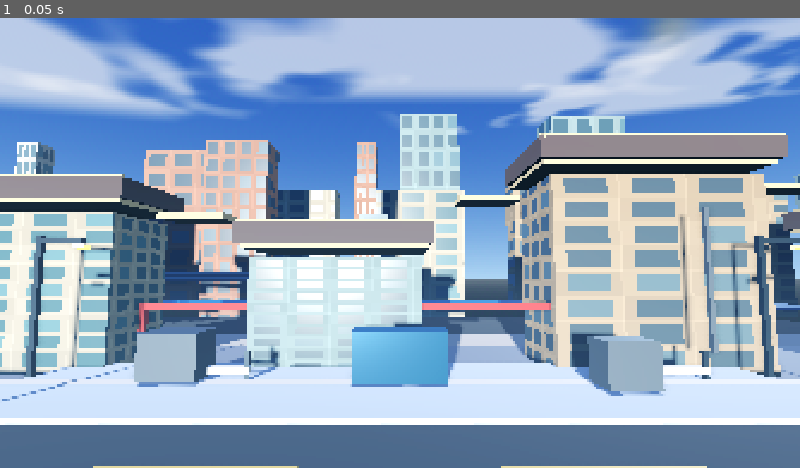
Above: before the commit, frame 1.
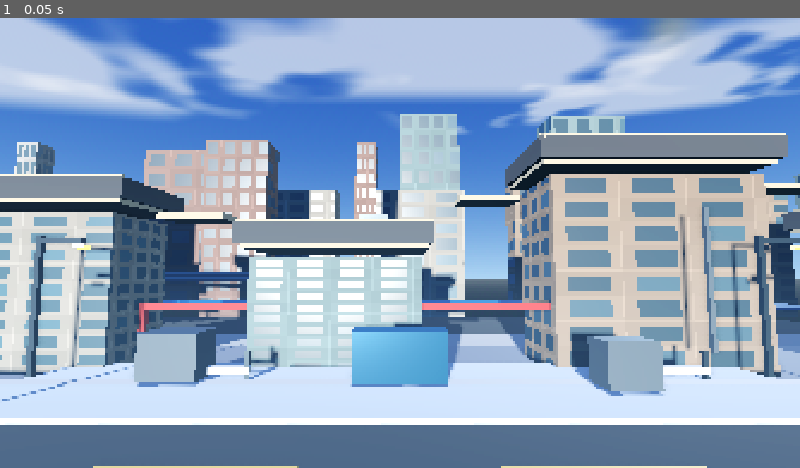
Above: after the commit, the same moment.

Repository: nnamdinwali/shadow-killer
Game: Godot game, scene res://node_3d.tscn
Same seed, same stepped clock (60 frames per second), same inputs: the game is played once before the commit and once after it.
Inputs:
- Up to frame 1 (0.05 s): no input

The runs differ from the first frame. In frame 1, 9.3% of the frame differs, in the area x 0-100%, y 21-79%.

Commit message:
Polish city materials for a more cinematic realistic look

Diff:
--- a/city_polish.gd
+++ b/city_polish.gd
@@ -35,13 +35,13 @@
 	_build_fall_zone()
 
 func _setup_materials() -> void:
-	asphalt.albedo_color = Color("202832")
+	asphalt.albedo_color = Color("252a30")
 	asphalt.roughness = 0.96
 
-	sidewalk.albedo_color = Color("b8aa96")
+	sidewalk.albedo_color = Color("a7a39a")
 	sidewalk.roughness = 0.9
 
-	curb.albedo_color = Color("e8d9bf")
+	curb.albedo_color = Color("c8c4b9")
 	curb.roughness = 0.78
 
 	lane_paint.albedo_color = Color("f4c44f")
@@ -50,7 +50,7 @@
 	lane_paint.emission_energy_multiplier = 0.28
 	lane_paint.roughness = 0.58
 
-	metal.albedo_color = Color("293640")
+	metal.albedo_color = Color("303b43")
 	metal.metallic = 0.72
 	metal.roughness = 0.34
 
@@ -59,9 +59,9 @@
 	lamp_glow.emission = Color("ff9d32")
 	lamp_glow.emission_energy_multiplier = 2.4
 
-	rooftop.albedo_color = Color("4b3e3b")
+	rooftop.albedo_color = Color("393b3d")
 	rooftop.roughness = 0.88
-	rooftop_edge.albedo_color = Color("d6b276")
+	rooftop_edge.albedo_color = Color("b9a47d")
 	rooftop_edge.roughness = 0.72
 
 	void_material.albedo_color = Color("0b1420")
@@ -84,26 +84,31 @@
     vec2 cell = UV * vec2(10.0, 18.0) * detail_scale;
     vec2 local = fract(cell);
     vec2 tile = floor(cell);
-    float frame = step(0.08, local.x) * step(local.x, 0.92) * step(0.10, local.y) * step(local.y, 0.90);
-    float window = step(0.18, local.x) * step(local.x, 0.82) * step(0.16, local.y) * step(local.y, 0.84);
-    float warm_variation = step(0.78, hash12(tile + 4.0));
-    float seam = (1.0 - step(0.965, local.x)) * 0.07 + (1.0 - step(0.965, local.y)) * 0.06;
-    float grime = hash12(tile * 0.7 + 12.0) * 0.10;
-    vec3 facade = base_color.rgb * (1.0 - grime - seam);
-    vec3 glass = window_color.rgb + vec3(0.10, 0.13, 0.12) * warm_variation;
-    ALBEDO = mix(facade, glass, window * frame * 0.82);
-    ROUGHNESS = mix(0.88, 0.26, window * frame);
-    EMISSION = glass * window * frame * (0.018 + warm_variation * 0.035);
+    float panel = step(0.045, local.x) * step(local.x, 0.955) * step(0.035, local.y) * step(local.y, 0.965);
+    float window_frame = step(0.13, local.x) * step(local.x, 0.87) * step(0.12, local.y) * step(local.y, 0.88);
+    float window = step(0.19, local.x) * step(local.x, 0.81) * step(0.18, local.y) * step(local.y, 0.82);
+    float warm_variation = step(0.84, hash12(tile + 4.0));
+    float panel_variation = (hash12(tile + 18.0) - 0.5) * 0.075;
+    float seam = (1.0 - step(0.975, local.x)) * 0.10 + (1.0 - step(0.975, local.y)) * 0.08;
+    float grime = hash12(tile * 0.7 + 12.0) * 0.075;
+    float vertical_weathering = smoothstep(0.72, 1.0, hash12(vec2(tile.x, 3.0))) * (1.0 - local.y) * 0.07;
+    vec3 facade = base_color.rgb * (1.0 - grime - seam - vertical_weathering + panel_variation);
+    vec3 glass = window_color.rgb + vec3(0.07, 0.095, 0.10) * warm_variation;
+    float glass_mask = window * window_frame * panel;
+    ALBEDO = mix(facade, glass, glass_mask * 0.88);
+    ROUGHNESS = mix(0.91, 0.30, glass_mask);
+    SPECULAR = mix(0.28, 0.62, glass_mask);
+    EMISSION = glass * glass_mask * (0.008 + warm_variation * 0.028);
 }
 """
 
 func _apply_facade_textures() -> void:
 	var palette := [
-		[Color("c47f61"), Color("183a4b")],
-		[Color("d3c09a"), Color("214c58")],
-		[Color("8fa9a2"), Color("243d48")],
-		[Color("bd9a70"), Color("203747")],
-		[Color("d8d1c2"), Color("334f5a")]
+		[Color("9c7767"), Color("172f3b")],
+		[Color("b9ad98"), Color("1c3b49")],
+		[Color("819792"), Color("20343e")],
+		[Color("a88b70"), Color("1b303d")],
+		[Color("c0bbb0"), Color("293e48")]
 	]
 	var index := 0
 	for node in get_tree().get_nodes_in_group("facade_buildings"):
@@ -203,11 +208,11 @@
 
 func _facade_material(index: int) -> ShaderMaterial:
 	var colors: Array = [
-		[Color("c47f61"), Color("183a4b")],
-		[Color("d3c09a"), Color("214c58")],
-		[Color("8fa9a2"), Color("243d48")],
-		[Color("bd9a70"), Color("203747")],
-		[Color("d8d1c2"), Color("334f5a")]
+		[Color("9c7767"), Color("172f3b")],
+		[Color("b9ad98"), Color("1c3b49")],
+		[Color("819792"), Color("20343e")],
+		[Color("a88b70"), Color("1b303d")],
+		[Color("c0bbb0"), Color("293e48")]
 	][index % 5]
 	var material := ShaderMaterial.new()
 	material.shader = facade_shader
